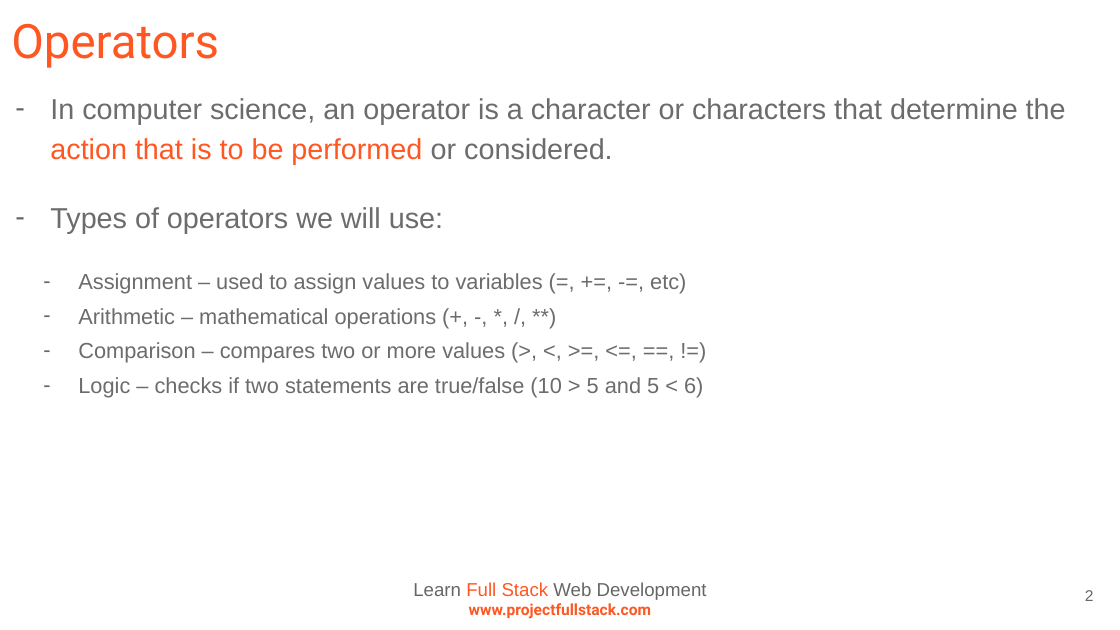
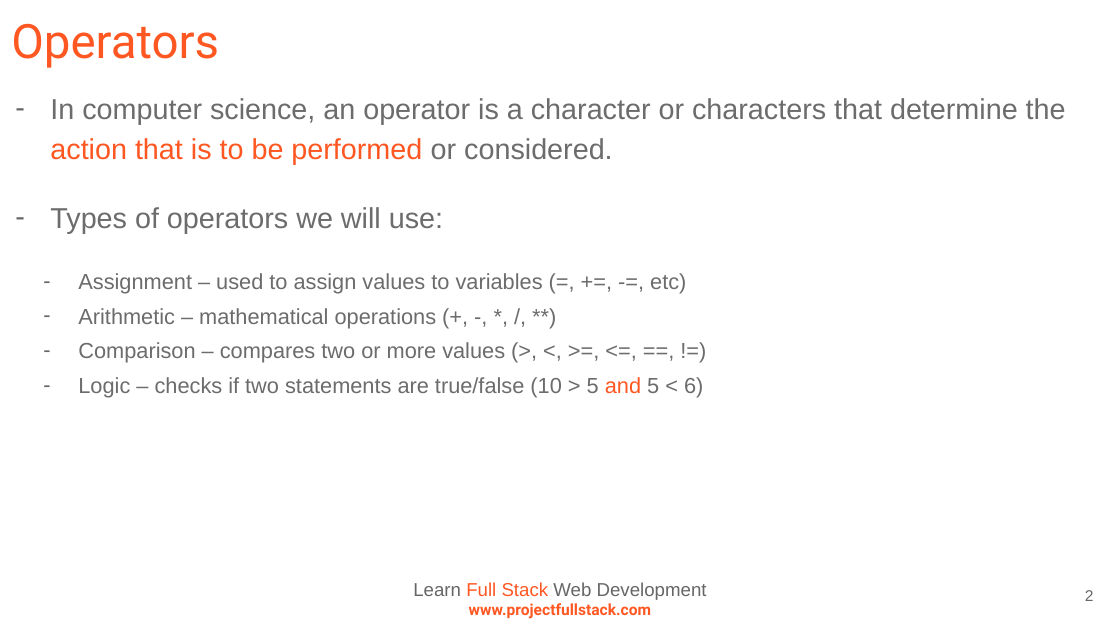
Before and after one commit to ProjectFullStack/Learn-To-Program-Python3, a slide deck: slide 2 of presentations/powerpoints/5_operators_and_operands.pptx. Drawn at 1120x630 pixels with LibreOffice and Linux fonts; fonts in the diff are those of the drawing. Boxes give left, top, right and bottom in pixels: in the first picture for what was removed or moved away, otherwise in the second. Text is boxed around its words. In the diff, an @@ line names an element or a change of style, - is before the commit and + after.

```diff
--- a/presentations/powerpoints/5_operators_and_operands.pptx
+++ b/presentations/powerpoints/5_operators_and_operands.pptx
@@ text at [78,377,703,398]: text colour #6C6C6C to #FF5722 in "and" @@
```
Also in this commit, not shown: 2 other slides changed, 2 slides added, 11 other files.
